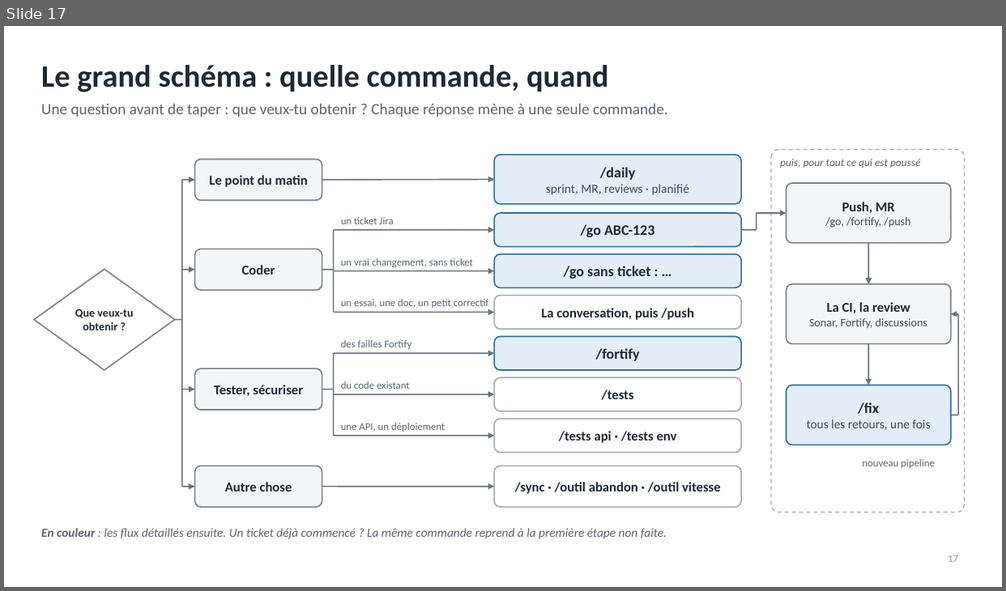
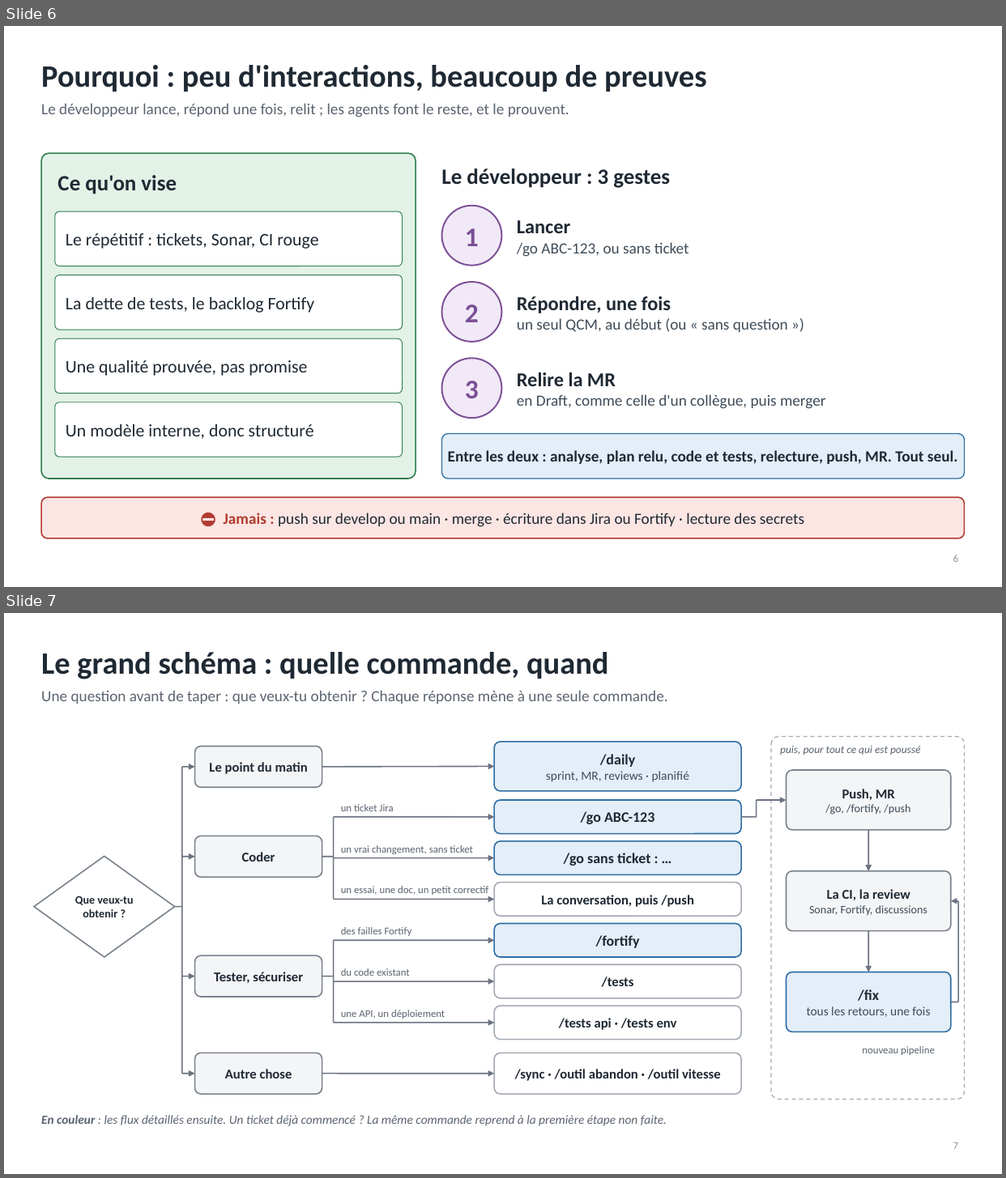
Before and after one commit to RabieDerouiche/OpenRDCode, a slide deck: opencode-v2/docs/presentation-tech-leads.pptx. Shown one above the other, each under a label of ours: slide 17 before the commit, slides 6 and 7 after it. The pictures are 1006x591 and 1006x1178 pixels, drawn with LibreOffice and Linux fonts; fonts in the diff are those of the drawing. Boxes give left, top, right and bottom in pixels: in the first picture for what was removed or moved away, otherwise in the second. Text is boxed around its words. In the diff, an @@ line names an element or a change of style, - is before the commit and + after.

```diff
--- a/opencode-v2/docs/presentation-tech-leads.pptx
+++ b/opencode-v2/docs/presentation-tech-leads.pptx
@@ slide 6 added at (4,26,1002,587), background #FFFFFF @@
@@ title added at (41,65,706,92), 30 pt, text #1F2933, bold @@
+Pourquoi : peu d'interactions, beaucoup de preuves
@@ text added at (41,103,569,118), 15 pt, text #5B6470 @@
+Le développeur lance, répond une fois, relit ; les agents font le reste, et le prouvent.
@@ rounded rectangle added at (41,153,415,479), fill #E3F2E7, outline #2F7D4F 1.25 pt @@
@@ text added at (441,169,670,188), 21 pt, text #1F2933, bold @@
+Le développeur : 3 gestes
@@ text added at (57,175,177,194), 21 pt, text #1F2933, bold @@
+Ce qu'on vise
@@ rounded rectangle added at (55,211,403,267), fill #FFFFFF, outline #2F7D4F 0.75 pt, 17 pt, text #1F2933 @@
+Le répétitif : tickets, Sonar, CI rouge
@@ ellipse added at (442,206,502,266), fill #F1E9F7, outline #7B4F96 1.5 pt, 26 pt, text #7B4F96, bold @@
+1
@@ text added at (517,220,689,257), 15 pt, text #3E4C59 @@
+Lancer
+/go ABC-123, ou sans ticket
@@ rounded rectangle added at (55,275,403,330), fill #FFFFFF, outline #2F7D4F 0.75 pt, 17 pt, text #1F2933 @@
+La dette de tests, le backlog Fortify
@@ ellipse added at (442,282,502,342), fill #F1E9F7, outline #7B4F96 1.5 pt, 26 pt, text #7B4F96, bold @@
+2
@@ text added at (517,297,788,332), 15 pt, text #3E4C59 @@
+Répondre, une fois
+un seul QCM, au début (ou « sans question »)
@@ rounded rectangle added at (55,339,403,394), fill #FFFFFF, outline #2F7D4F 0.75 pt, 17 pt, text #1F2933 @@
+Une qualité prouvée, pas promise
@@ ellipse added at (442,358,502,418), fill #F1E9F7, outline #7B4F96 1.5 pt, 26 pt, text #7B4F96, bold @@
+3
@@ text added at (517,373,826,409), 15 pt, text #3E4C59 @@
+Relire la MR
+en Draft, comme celle d'un collègue, puis merger
@@ rounded rectangle added at (55,403,403,457), fill #FFFFFF, outline #2F7D4F 0.75 pt, 17 pt, text #1F2933 @@
+Un modèle interne, donc structuré
@@ rounded rectangle added at (442,434,965,479), fill #E4EEF8, outline #2E6DA4 1 pt, 15 pt, text #1F2933, bold @@
+Entre les deux : analyse, plan relu, code et tests, relecture, push, MR. Tout seul.
@@ rounded rectangle added at (41,497,965,539), fill #FBE6E3, outline #B23A30 1.25 pt, 15 pt, text #1F2933 @@
+⛔ Jamais : push sur develop ou main · merge · écriture dans Jira ou Fortify · lecture des secrets
@@ page number added at (953,555,958,562), 10 pt, text #8A939C @@
+6
@@ what was slide 17 is now slide 7 @@
@@ page number at (953,1143,958,1149): text changed @@
-17
+7
```
Also in this commit, not shown: 7 slides changed, 17 slides removed, 3 other files.
